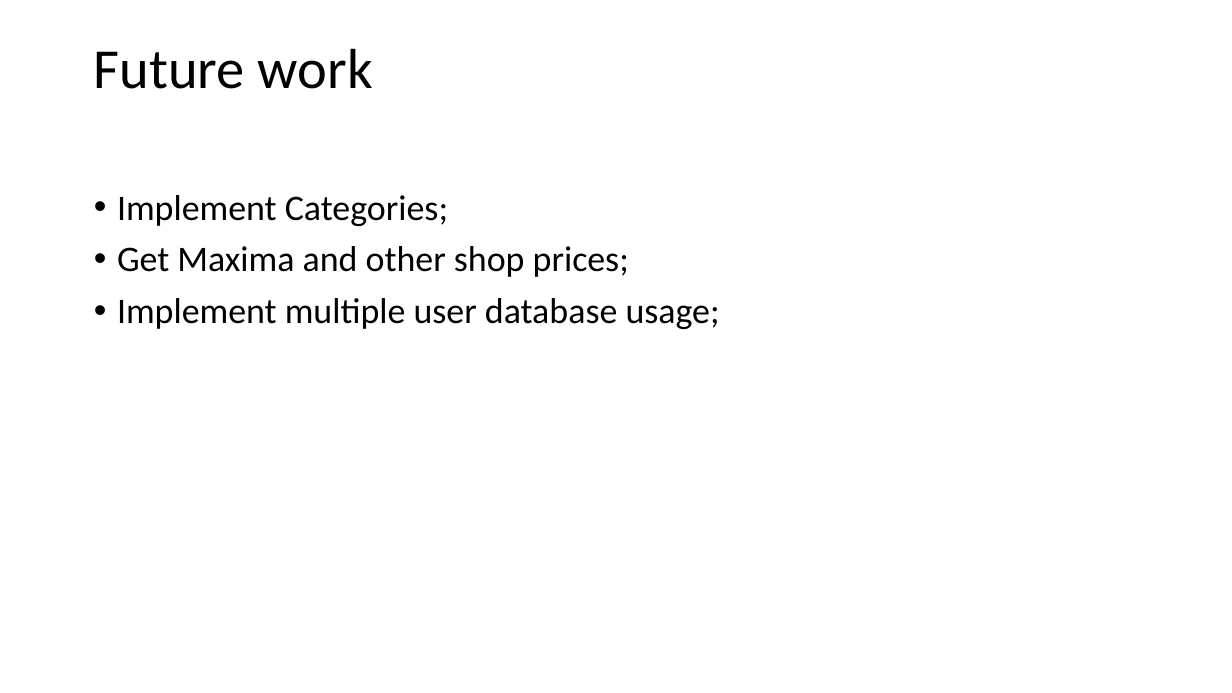
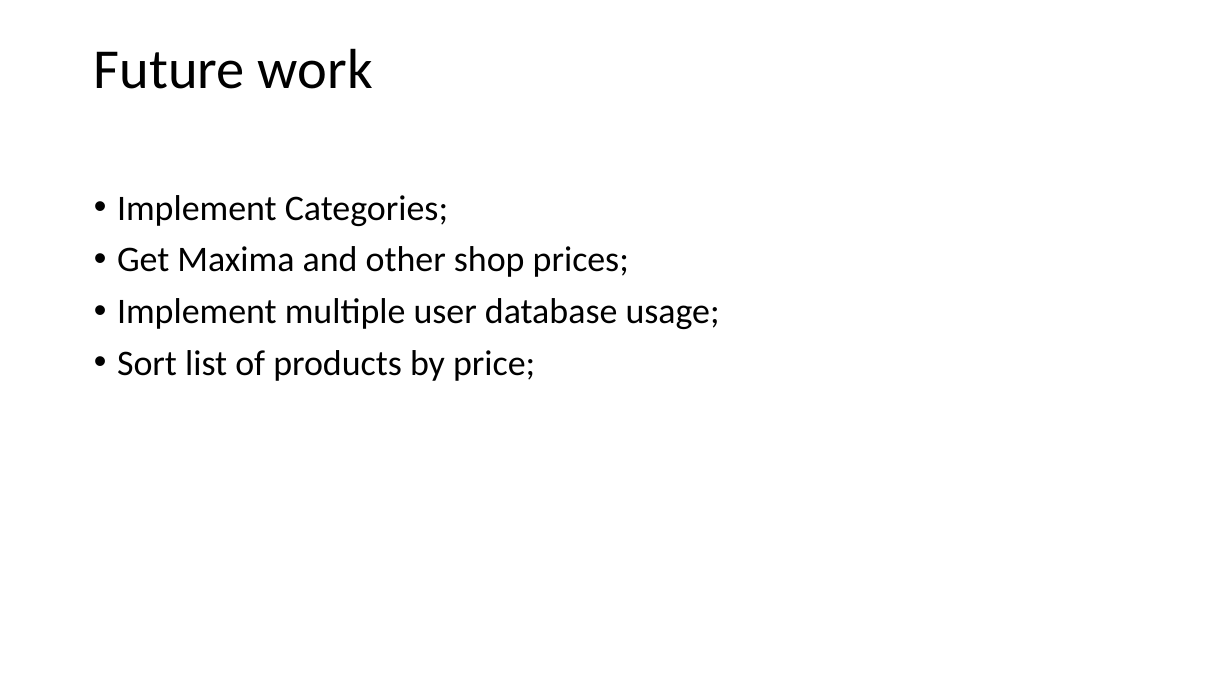
Before and after one commit to bricht/piens-un-maize, a slide deck: slide 9 of presentation/MilknBread.pptx (slide 10 before the commit). Drawn at 1232x693 pixels with LibreOffice and Linux fonts; fonts in the diff are those of the drawing. Boxes give left, top, right and bottom in pixels: in the first picture for what was removed or moved away, otherwise in the second. Text is boxed around its words. In the diff, an @@ line names an element or a change of style, - is before the commit and + after.

```diff
--- a/presentation/MilknBread.pptx
+++ b/presentation/MilknBread.pptx
@@ text at (x1=117, y1=350, x2=535, y2=381): paragraph added @@
+• Sort list of products by price;
```
Also in this commit, not shown: 5 other slides changed, 1 slide added, 1 slide removed, 9 other files.
